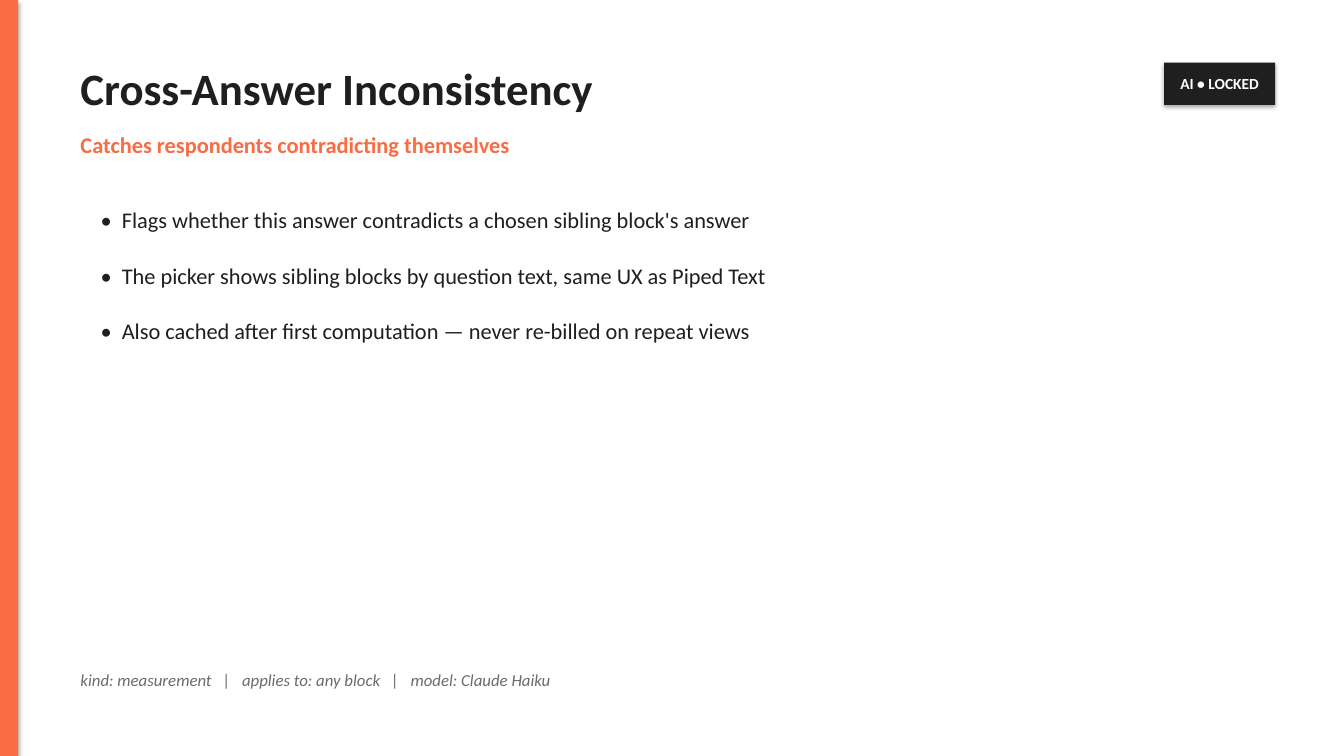
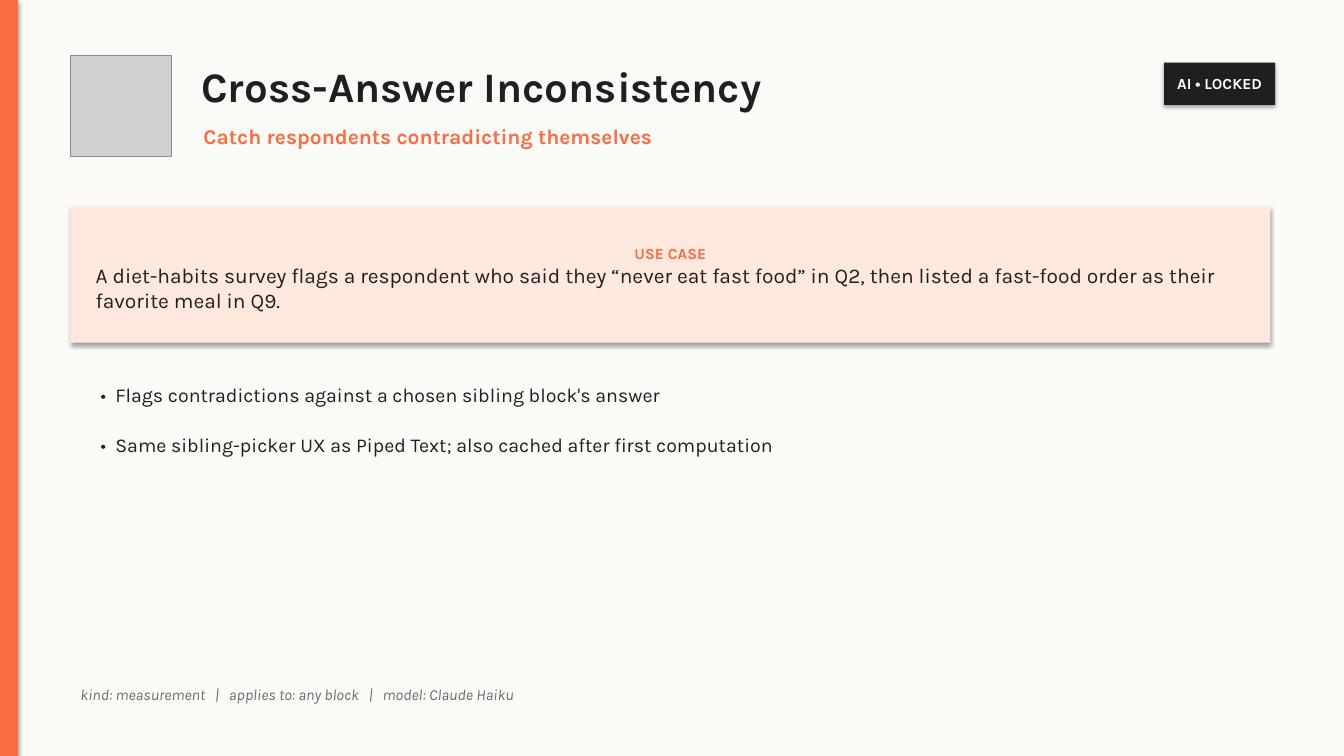
Before and after one commit to akilocorp/rag_platform, a slide deck: slide 29 of studio_instruments.pptx (slide 19 before the commit). Drawn at 1344x756 pixels with LibreOffice and Linux fonts; fonts in the diff are those of the drawing; grey boxes stand for pictures. Boxes give left, top, right and bottom in pixels: in the first picture for what was removed or moved away, otherwise in the second. Text is boxed around its words. In the diff, an @@ line names an element or a change of style, - is before the commit and + after.

```diff
--- a/studio_instruments.pptx
+++ b/studio_instruments.pptx
@@ rectangle added at [0,0,1344,756], fill #FAFAF7 @@
@@ picture added at [71,55,171,156] @@
@@ text "Cross-Answer Inconsistency": place and size @@
-text "Cross-Answer Inconsistency" at [80,73,592,112]
+text "Cross-Answer Inconsistency" at [201,72,761,113]
@@ text "Cross-Answer Inconsistency" at [201,72,761,113]: size 32 to 30 pt, font Calibri to Karla @@
@@ rectangle "AI • LOCKED" at [1165,63,1275,105]: font Calibri to Karla @@
@@ text at [203,129,652,150]: text changed; size 16 to 15 pt; font Calibri to Karla @@
-Catches respondents contradicting themselves
+Catch respondents contradicting themselves
@@ rectangle "USE CASE": place and size @@
-rectangle "USE CASE" at [122,268,765,288]
+rectangle "USE CASE" at [71,207,1270,343]
@@ rectangle "USE CASE" at [71,207,1270,343]: vertical alignment top to middle; fill none to #FFE9DF; shadow on @@
@@ text removed at [122,212,750,232] @@
-• Flags whether this answer contradicts a chosen sibling block's answer
@@ text in rectangle at [96,249,1214,312]: text changed; size 16 to 15 pt; font Calibri to Karla @@
-• The picker shows sibling blocks by question text, same UX as Piped Text
+USE CASE
+A diet-habits survey flags a respondent who said they “never eat fast food” in Q2, then listed a fast-food order as their favorite meal in Q9.
@@ text at [115,388,659,407]: text changed; size 16 to 14 pt; font Calibri to Karla @@
-• Also cached after first computation — never re-billed on repeat views
+• Flags contradictions against a chosen sibling block's answer
@@ text added at [115,438,773,457], 14 pt, text #1F1F1F @@
+• Same sibling-picker UX as Piped Text; also cached after first computation
@@ text "kind: measurement | applies to: ...": place and size @@
-text "kind: measurement | applies to: ..." at [80,674,551,689]
+text "kind: measurement | applies to: ..." at [80,689,513,704]
@@ text "kind: measurement | applies to: ..." at [80,689,513,704]: size 12 to 11 pt, font Calibri to Karla @@
```
Also in this commit, not shown: 15 other slides changed, 18 slides added, 8 slides removed.
